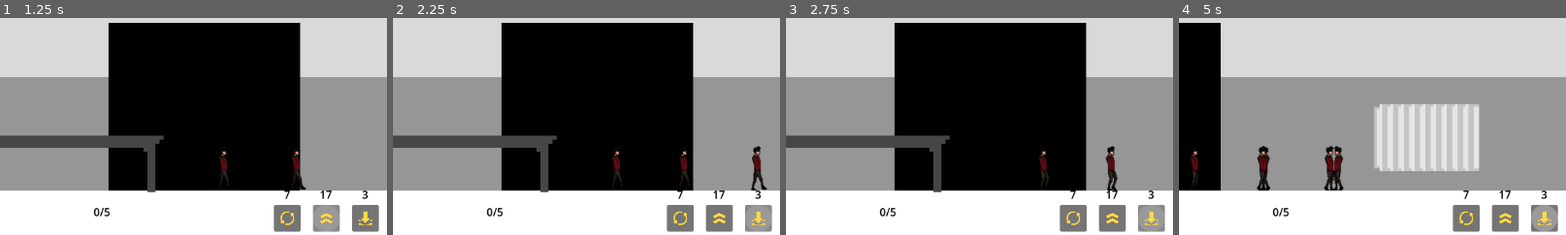
Above: before the commit, frames 1-4 (left to right).
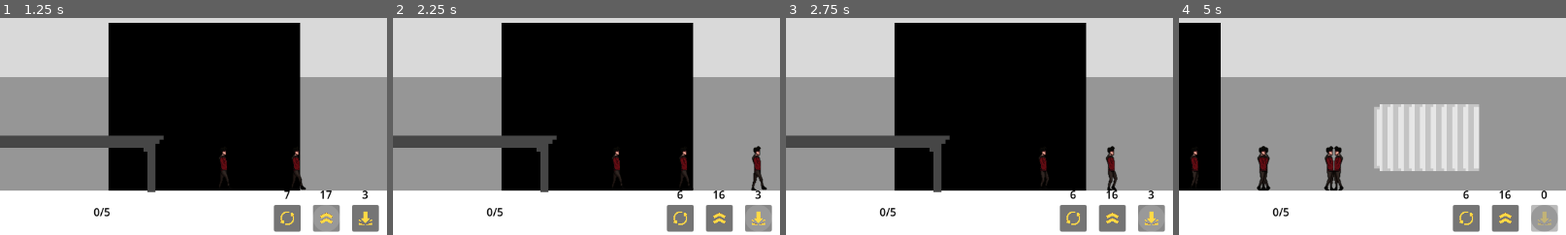
Above: after the commit, the same moments.

Repository: lougon02/EscapeFromHallwayB
Game: Godot game, scene res://scenes/levels/level.tscn
The game is run twice, just before and just after one commit, with the same random seed, the same clock (stepped at 60 frames per second) and the same inputs.
Inputs (mouse positions are % of the whole screen's width and height, from its top left):
- Up to frame 1 (1.25 s): click (50, 96) at 0.5 s
- Up to frame 2 (2.25 s): click (45, 96) at 1.25 s; click (55, 96) at 2 s
- Up to frame 3 (2.75 s): no input
- Up to frame 4 (5 s): move the mouse to (59, 85) at 2.77 s; hold D (Right) 2.78-4.28 s; click (59, 85) at 2.85 s; move the mouse to (27, 85) at 3.52 s; click (27, 85) at 3.6 s; move the mouse to (60, 28) at 4.27 s; hold A (Left) from 4.28 s (still down); tap Mouse wheel down (ScrollDown) at 4.35 s; click (60, 28) at 4.55 s
The pictures show only the part of the screen within x 8-58%, y 50-100%; the shares and areas given below are measured in that part.

Frame 1 is identical in both runs. In frame 2, 0.1% of the frame differs, in the area x 73-86%, y 79-84%; in frame 3, 0.1%; in frame 4, 0.4%, in the area x 73-98%, y 79-99%.

Commit message:
fix: power-up numbers updates

Diff:
--- a/scenes/entities/player/player.gd
+++ b/scenes/entities/player/player.gd
@@ -51,19 +51,16 @@
 func process_powerup(powerup):
 	if powerup == "jump":
 		velocity.y = JUMP_VELOCITY
-		Globals.jump_amount -= 1
 		has_jumped.emit()
 
 	elif powerup == "flip":
 		DIRECTION.x *= -1
 		$Sprite2D.flip_h = not $Sprite2D.flip_h
-		Globals.flip_amount -= 1
 		has_flip.emit()
 
 	elif powerup == "weight":
 		speed_modifier = 0.5
 		gravity_modifier = 5.0
-		Globals.weight_amount -= 1
 		has_weight.emit()
 	else:
 		# error powerup desconhecido
--- a/scenes/levels/ui.gd
+++ b/scenes/levels/ui.gd
@@ -103,3 +103,15 @@
 		if not isSingleTarget:
 			powerup_area_placed.emit(selectedPowerup)
 			print("Emmited")
+
+		if selectedPowerup == "jump":
+			Globals.jump_amount -= 1
+			update_jump_button()
+		elif selectedPowerup == "flip":
+			Globals.flip_amount -= 1
+			update_flip_button()
+		elif selectedPowerup == "weight":
+			Globals.weight_amount -= 1
+			update_weight_button()
+		else: # Unknown powerup
+			pass
